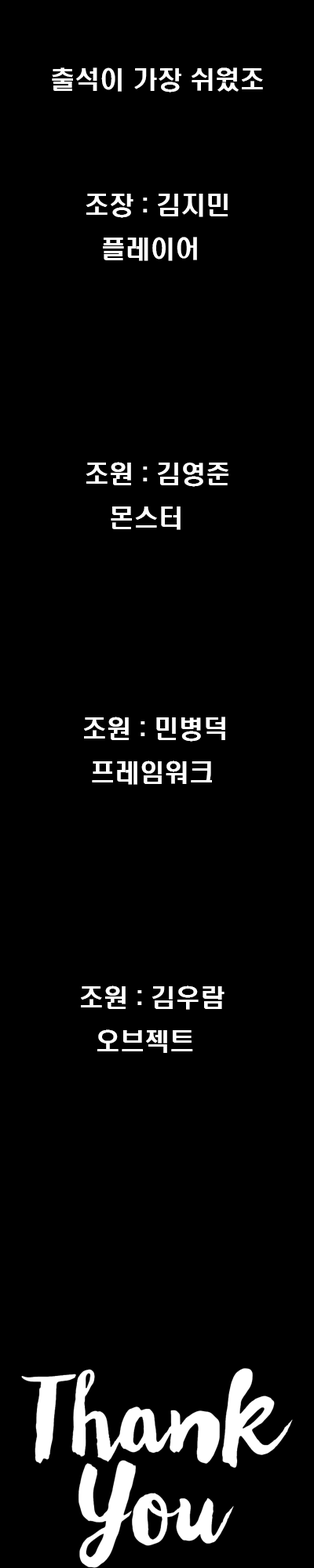
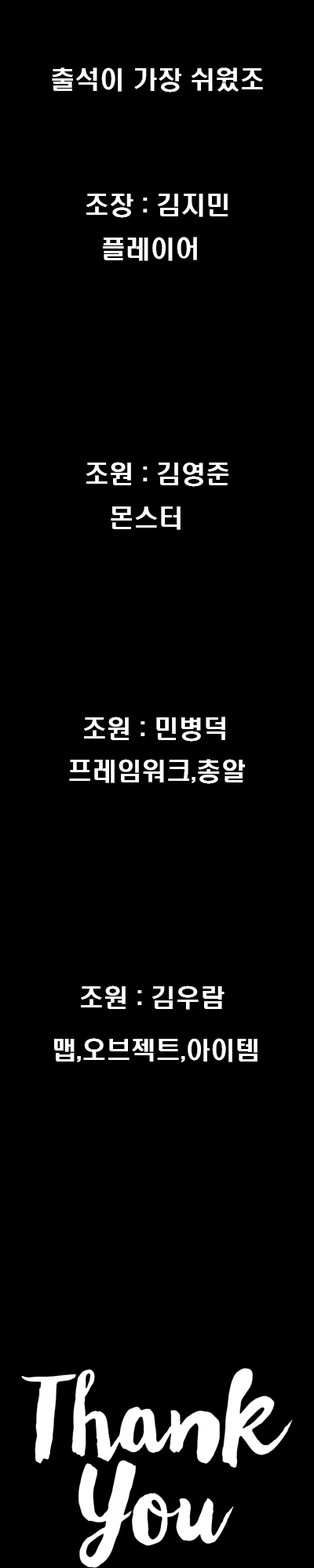
Two versions of the same layered image (w=314, h=1568). Layer-by-layer changes:
added layer "맵,오브젝트,아이템" above "조원 : 김우람" over [54, 1038, 258, 1063]
renamed "조원 : 김우람 오브젝트" to "조원 : 김우람", painted on it over [83, 1029, 225, 1053]
added layer "프레임워크,총알" above "조원 : 민병덕" over [68, 758, 245, 784]
renamed "조원 : 민병덕 프레임워크" to "조원 : 민병덕", painted on it over [83, 758, 226, 785]
